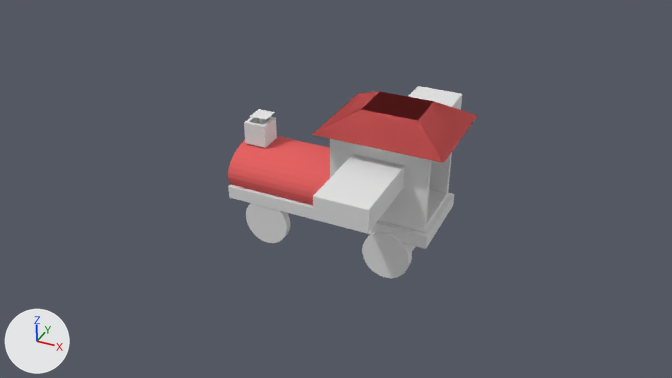
An edit to the Blender file Python/train.blend, drawn before and after from the same camera.
Before and after are seen from the file's camera 'Camera'. The axes (+X, +Y, +Z) are drawn at lower left. The lights are the same throughout.

Before the edit, the objects in view are built like this:
```python
ob_cube_003 = bpy.data.objects.new('Cube.003', me_cube_014)
ob_cube_003.parent = ob_cube
ob_cube_003.location = (1.57, 0.472, 2.189)
ob_cube_003.scale = (1.18, 0.864, 1.0)
ob_cube_004 = bpy.data.objects.new('Cube.004', me_cube_016)
ob_cube_004.location = (1.538, 0.803, 1.566)
ob_cube_004.scale = (0.616, 3.14, -0.277)
ob_cube_005 = bpy.data.objects.new('Cube.005', me_cube_017)
ob_cube_005.parent = ob_cube_003
ob_cube_005.location = (1.644, 0.521, 3.491)
ob_cube_005.scale = (-0.664, 0.552, 0.241)
ob_cylinder_001 = bpy.data.objects.new('Cylinder.001', me_cylinder_004)
ob_cylinder_001.parent = ob_cube_002
ob_cylinder_001.location = (1.848, -0.943, -0.799)
ob_cylinder_001.rotation_euler = (1.571, 0.0, 0.0)  # degrees (90, 0, 0)
ob_cylinder_001.scale = (0.585, -0.624, 0.102)
ob_cylinder_004 = bpy.data.objects.new('Cylinder.004', me_cylinder_007)
ob_cylinder_004.parent = ob_cube
ob_cylinder_004.location = (-0.876, 0.0201, 0.252)
ob_cylinder_004.rotation_euler = (0.0, 1.571, 0.0)  # degrees (0, 90, 0)
ob_cylinder_004.scale = (0.644, 1.0, 1.54)
ob_smoket = bpy.data.objects.new('SmokeT', me_cube_006)
ob_smoket.parent = ob_cylinder_004
ob_smoket.location = (-2.0, 0.0, 1.187)
ob_smoket.scale = (-0.288, -0.288, -0.288)
ob_thrower = bpy.data.objects.new('Thrower', me_plane)
ob_thrower.parent = ob_cylinder_004
ob_thrower.location = (-1.954, 0.0494, 1.619)
ob_thrower.scale = (0.234, 0.234, 0.234)
# also in view: 'Cylinder' at (-1.37, -0.37, -0.54); 'Cube' at (0.21, 0.54, 0.08)
```
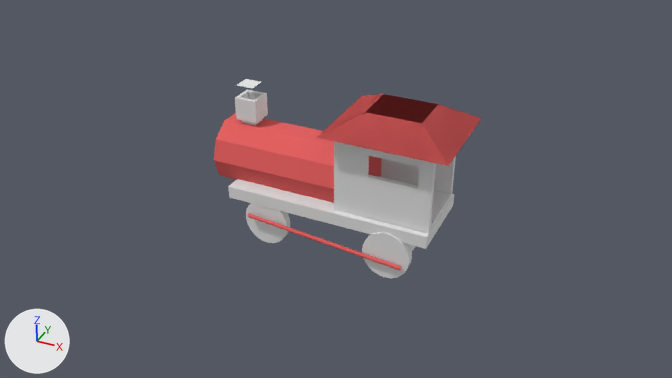
Changed parts and their boxes [x1, y1, x2, y2] in the pictures (672 x 378 px):
'Cylinder.004', reshaped, moved, rescaled: before [228, 136, 330, 205]; after [214, 113, 382, 203]
'Cube.003', reshaped, moved: before [330, 139, 452, 232]; after [334, 142, 456, 233]
'Cube.005', moved: before [312, 91, 478, 163]; after [316, 94, 482, 166]
'Cube.004', reshaped, moved: before [313, 86, 462, 233]; after [366, 155, 418, 189]
'SmokeT', moved, rescaled: before [244, 116, 277, 148]; after [235, 90, 268, 125]
'Cylinder.005', added (red): after [248, 213, 402, 270]
'Thrower', moved, rescaled (8% shorter): before [250, 109, 275, 120]; after [237, 79, 261, 89]
part 2 of me_cube_014, added: after [334, 142, 456, 233]

The change, as a list of edits to the scene's bpy script:
```text
Change me_cylinder_007:
    used by ob_cylinder_004; parent = ob_cube; location = (-0.876, 0.0201, 0.252); rotation_euler = (0.0, 1.571, 0.0), in degrees (0, 90, 0); scale = (0.644, 1.0, 1.54)
    remove me_cylinder_007.from_pydata(...)  # 64 vertices, 34 faces; spans x -1.0..1.0, y -1.0..1.0, z -1.0..1.0
    remove me_cylinder_007.materials.append(mat_material_002)  # red #e76464
    add me_cylinder_007.from_pydata(...)  # 20 vertices, 12 faces; spans x -0.95..0.95, y -1.0..1.0, z -1.0..1.0
    me_cylinder_007 part 1
    60 vertices are removed from x -1.0..1.0, y -0.98..0.98, z -1.0..1.0
    34 faces are deleted
    8 vertices are added at x -0.95..0.95, y -0.81..0.81, z -1.0
    8 new vertices lie (0.0, 0.0, 2.0) away from vertices in x -0.95..0.95, y -0.81..0.81, z -1.0
    12 new faces join them
    add me_cylinder_007.materials.append(mat_material_005)  # red #e76363
Change me_cube_014:
    used by ob_cube_003; parent = ob_cube; location = (1.57, 0.472, 2.189); scale = (1.18, 0.864, 1.0)
    remove me_cube_014.from_pydata(...)  # 16 vertices, 14 faces; spans x -1.0..1.0, y -1.0..1.0, z -1.0..1.0
    add me_cube_014.from_pydata(...)  # 48 vertices, 29 faces, 8 loose edges; spans x -1.0..1.0, y -1.0..1.0, z -1.0..1.0
    me_cube_014 part 2: 32 vertices added at x -1.0..1.0, y -1.0..1.0, z 0.09..1.0
Change me_cube_016:
    used by ob_cube_004; location = (1.538, 0.803, 1.566); scale = (0.616, 3.14, -0.277)
    remove me_cube_016.from_pydata(...)  # 8 vertices, 6 faces; spans x -1.0..1.0, y -1.0..1.0, z -1.0..1.0
    add me_cube_016.from_pydata(...)  # 26 vertices, 8 faces, 8 loose edges; spans x -2.31..1.52, y -0.47..0.07, z -2.28..1.0
    me_cube_016 part 3: the whole mesh is rebuilt
Change ob_cylinder_004:
    ob_cylinder_004.matrix_parent_inverse: Matrix(((0.383, 0.0, 0.0, -0.0749), (0.0, 0.973, 0.0, -0.019), (0.0, 0.0, 6.193, 1.04), (0.0, 0.0, 0.0, 1.0))) -> Matrix(((0.383, 0.0, 0.0, -0.0796), (0.0, 0.973, 0.0, -0.523), (0.0, 0.0, 6.193, -0.488), (0.0, 0.0, 0.0, 1.0)))
    ob_cylinder_004.location: (-0.876, 0.0201, 0.252) -> (-0.985, 0.653, 0.73)
    ob_cylinder_004.scale: (0.644, 1.0, 1.54) -> (0.877, 0.877, 1.97)
Change ob_smoket:
    remove ob_smoket.parent = ob_cylinder_004
    remove ob_smoket.matrix_parent_inverse = Matrix(((0.0, 0.0, -1.553, 0.391), (0.0, 0.998, 0.0, -0.0201), (0.65, 0.0, 0.0, 0.569), (0.0, 0.0, 0.0, 1.0)))
    ob_smoket.location: (-2.0, 0.0, 1.187) -> (-2.307, 0.675, 1.969)
Change ob_thrower:
    remove ob_thrower.parent = ob_cylinder_004
    remove ob_thrower.matrix_parent_inverse = Matrix(((0.0, 0.0, -1.553, 0.391), (0.0, 0.998, 0.0, -0.0201), (0.65, 0.0, 0.0, 0.569), (0.0, 0.0, 0.0, 1.0)))
    ob_thrower.location: (-1.954, 0.0494, 1.619) -> (-2.32, 0.649, 2.583)
Change ob_cube_003:
    ob_cube_003.location: (1.57, 0.472, 2.189) -> (1.672, 0.472, 2.189)
Change ob_cube_005:
    ob_cube_005.location: (1.644, 0.521, 3.491) -> (1.644, 0.521, 3.443)
Change ob_cube_004:
    add ob_cube_004.parent = ob_cube_003
    add ob_cube_004.matrix_parent_inverse = Matrix(((0.848, 0.0, 0.0, -1.383), (0.0, 1.158, 0.0, -0.595), (0.0, 0.0, 1.0, -1.249), (0.0, 0.0, 0.0, 1.0)))
    ob_cube_004.location: (1.538, 0.803, 1.566) -> (1.875, 1.143, 1.617)
Add ob_cylinder_005:
    ob_cylinder_005 = bpy.data.objects.new('Cylinder.005', me_cylinder_002)  # a 20-sided cylinder along z spanning x -1.0..1.0, y -1.0..1.0, z -1.0..1.0; in mat_material_007 (red #e76363)
    ob_cylinder_005.parent = ob_cylinder_001
    ob_cylinder_005.location = (0.246, -0.601, -0.556)
    ob_cylinder_005.rotation_euler = (0.0, 1.658, 0.0)  # degrees (0, 95, 0)
    ob_cylinder_005.scale = (0.05, -0.05, 2.05)
```
